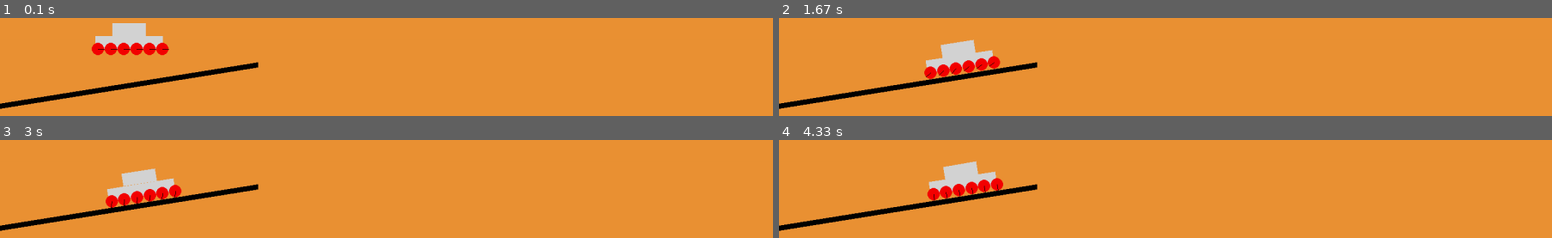
Above: before the commit, frames 1-4 (two rows, left to right).
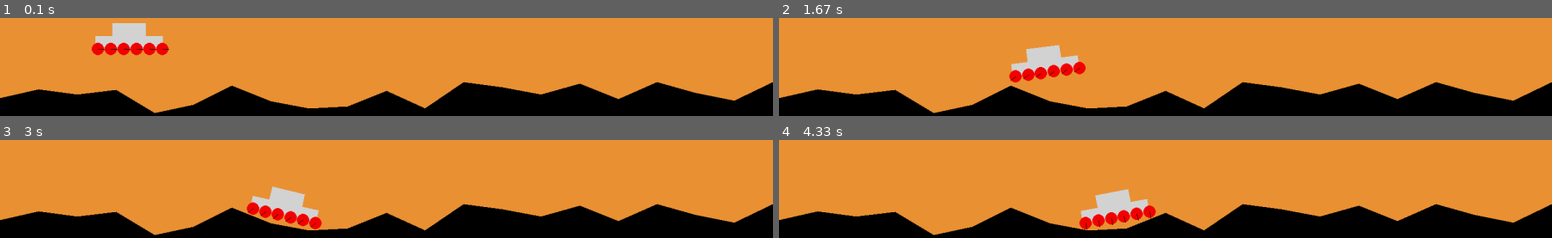
Above: after the commit, the same moments.

Repository: semboko/pygame-sandbox
Game: pygame game, started from main.py
Same seed, same stepped clock (60 frames per second), same inputs: the game is played once before the commit and once after it.
Inputs (mouse positions are in pixels of both pictures, inside the frame that each line leads up to):
- Up to frame 1 (0.1 s): no input
- Up to frame 2 (1.67 s): hold D 0.33-0.8 s; move the mouse to (outside the picture) at 0.37 s; hold D 0.83-1.3 s; hold A from 1.33 s (still down)
- Up to frame 3 (3 s): release A at 1.87 s; hold A 1.9-2.3 s; hold D 2.33-2.97 s
- Up to frame 4 (4.33 s): hold A 3-3.47 s; hold D 3.5-3.97 s; hold D from 4 s (still down)

The runs differ from the first frame. In frame 1, 22% of the frame differs, in the area x 0-100%, y 44-100%; in frame 2, 27%; in frame 3, 27%, in the area x 0-100%, y 28-100%; in frame 4, 27%.

Commit message:
Changed elasticity

Diff:
--- a/scenes/components/tank.py
+++ b/scenes/components/tank.py
@@ -46,9 +46,10 @@
         wheel_y = y - body_height//2
         for _ in range(wheels_number):
             wheel = Ball(wheel_x, wheel_y, wheel_diameter//2, space)
-            wheel.shape.density = .6
+            wheel.shape.density = .7
             wheel.shape.filter = self.collision_filter
             wheel.shape.friction = 1
+            wheel.shape.elasticity = .2
             space.add(PivotJoint(wheel.body, self.body, (0, 0), self.body.world_to_local((wheel_x, wheel_y))))
             if self.wheels:
                 space.add(GearJoint(wheel.body, self.wheels[-1].body, 0, 1))
@@ -69,6 +70,9 @@
         self.turret_shape = Poly(self.body, vertices)
         self.turret_shape.filter = self.collision_filter
         space.add(self.turret_shape)
+
+    def add_gun(self, x, y ,width, height, space: Space):
+        pass
 
     def update_velocity(self, keys: Sequence[bool]):
         if keys[pygame.K_d]:
--- a/scenes/tank.py
+++ b/scenes/tank.py
@@ -3,18 +3,18 @@
 import pygame
 from scenes.components.tank import Tank
 from scenes.components.segment import Segment
+from scenes.components.random_floor import RandomFloor
 from pymunk import Body
 
 
 class TankScene(AbstractPymunkScene):
     tank: Tank
-    floor: Segment
+    floor: RandomFloor
 
     def reset_scene(self):
         super().reset_scene()
         self.tank = Tank(250, 160, 130, 50, self.space)
-        self.floor = Segment((0, 20), (self.display.get_height(), 100), 5, self.space, btype=Body.STATIC)
-        self.floor.shape.friction = 1
+        self.floor = RandomFloor(0, self.display.get_width(), 0, 70, 20, self.space)
         self.objects.extend((self.tank, self.floor))
 
     def update(self):
